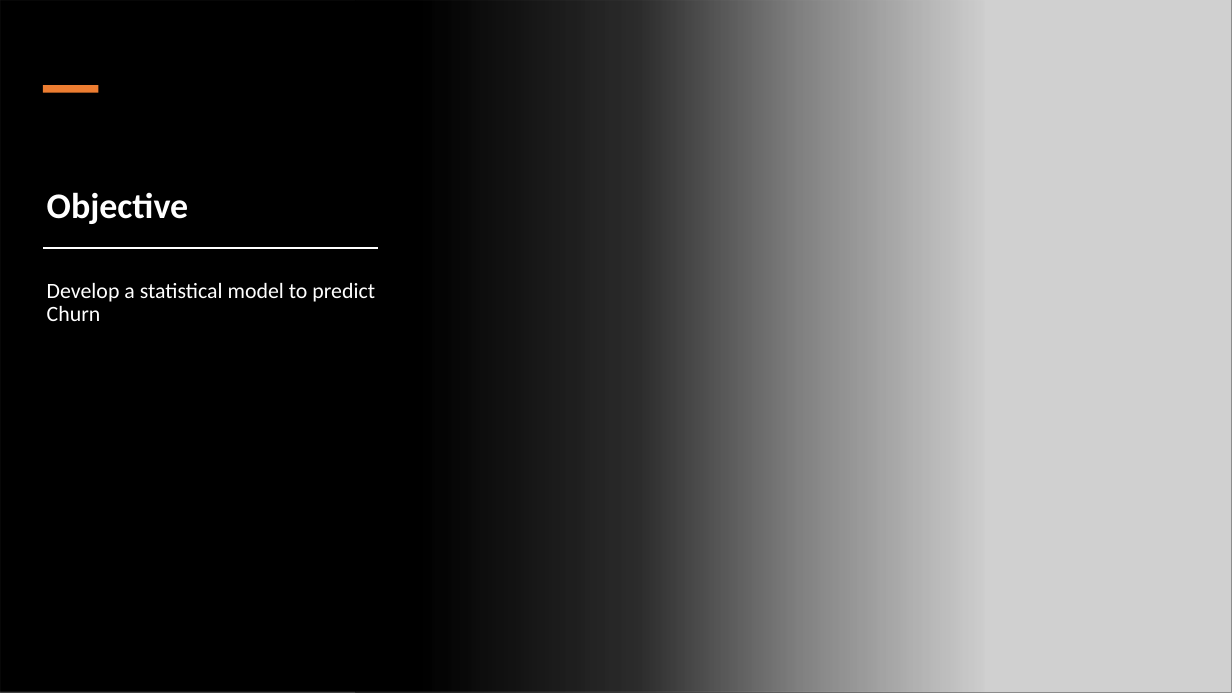
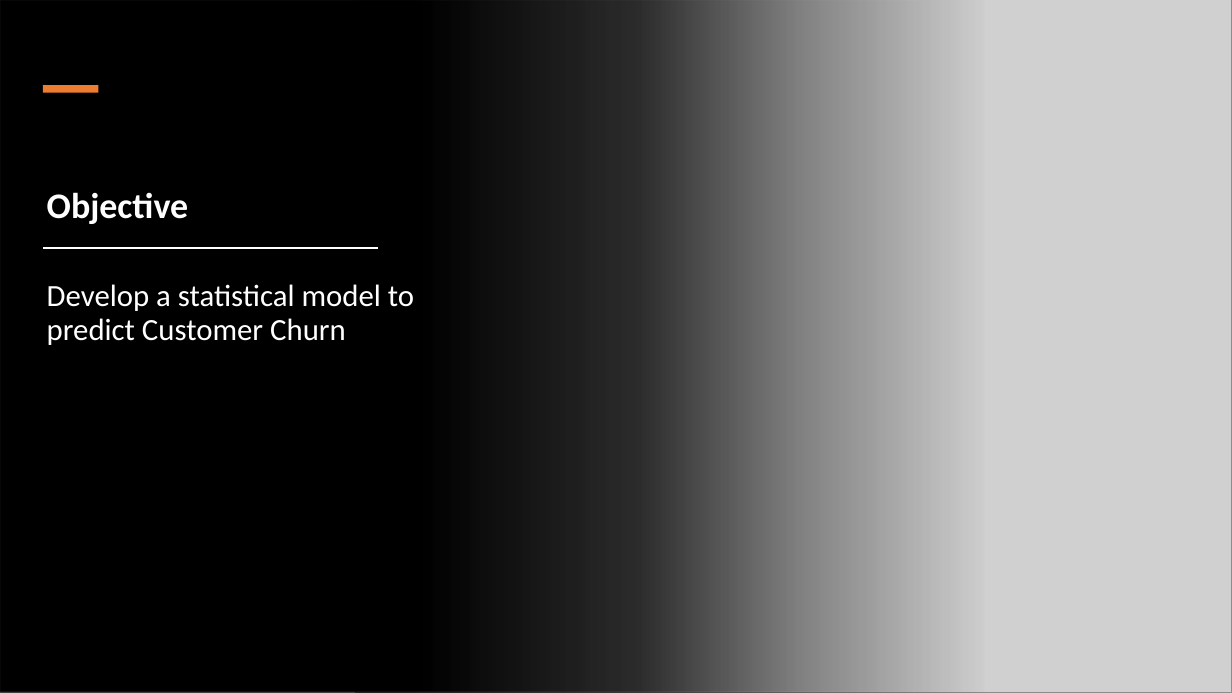
Before and after one commit to yasiSriLanka/Model-to-Predict-Churn-in-Syriatel, a slide deck: slide 2 of Model to Predict Churn in Syriatel Presentation Slides.pptx. Drawn at 1232x693 pixels with LibreOffice and Linux fonts; fonts in the diff are those of the drawing; grey boxes stand for pictures. Boxes give left, top, right and bottom in pixels: in the first picture for what was removed or moved away, otherwise in the second. Text is boxed around its words. In the diff, an @@ line names an element or a change of style, - is before the commit and + after.

```diff
--- a/Model to Predict Churn in Syriatel Presentation Slides.pptx
+++ b/Model to Predict Churn in Syriatel Presentation Slides.pptx
@@ text at (47, 284, 414, 345): text changed; size 17 to 24 pt @@
-Develop a statistical model to predict Churn
+Develop a statistical model to predict Customer Churn
```
Also in this commit, not shown: 5 other slides changed, 2 slides added, 2 slides removed, 3 other files.
